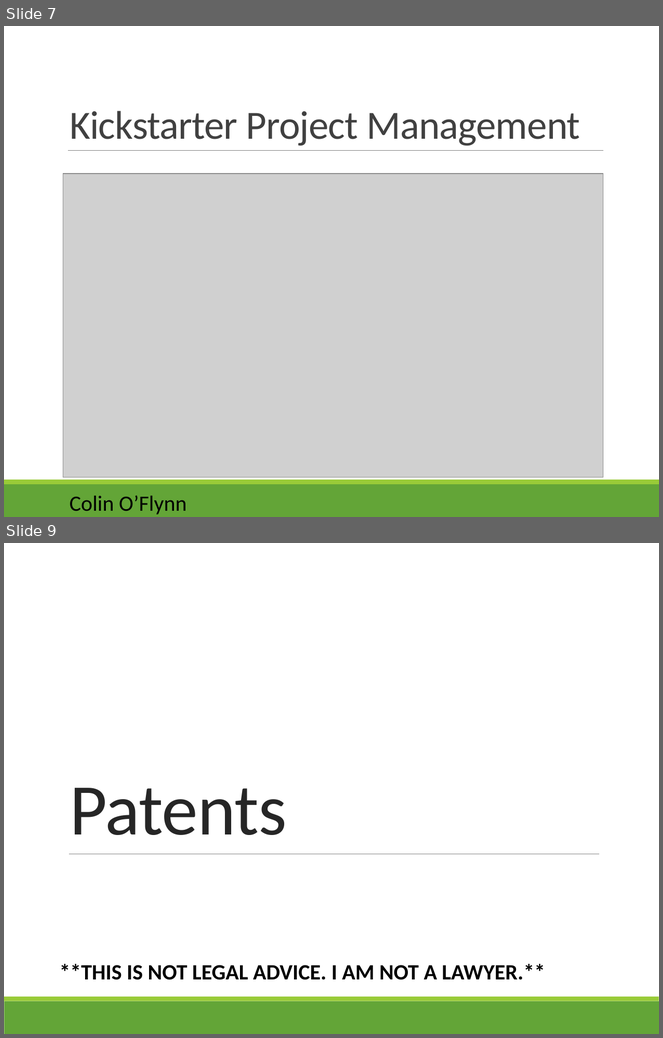
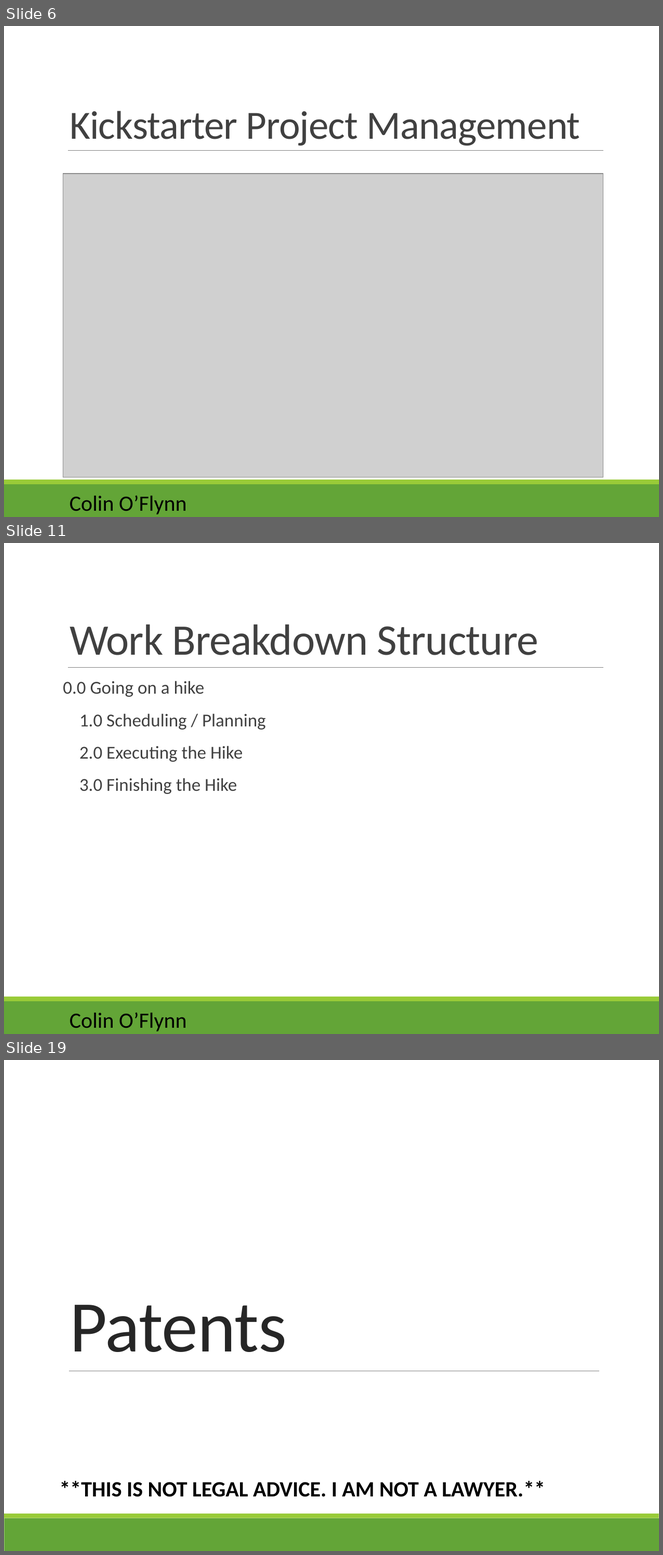
Before and after one commit to colinoflynn/eced3901, a slide deck: 2015/Lectures/ECED 3901 - 03 - Project Managment.pptx. Shown one above the other, each under a label of ours: slides 7 and 9 before the commit, slides 6, 11 and 19 after it; the slides between them are not shown. The pictures are 663x1038 and 663x1555 pixels, drawn with LibreOffice and Linux fonts; fonts in the diff are those of the drawing; grey boxes stand for pictures. Boxes give left, top, right and bottom in pixels: in the first picture for what was removed or moved away, otherwise in the second. Text is boxed around its words. In the diff, an @@ line names an element or a change of style, - is before the commit and + after.

```diff
--- a/2015/Lectures/ECED 3901 - 03 - Project Managment.pptx
+++ b/2015/Lectures/ECED 3901 - 03 - Project Managment.pptx
@@ slide 11 added at [4, 543, 659, 1034], background #FFFFFF; not listed: 4 template elements that a slide beside it also shows @@
@@ title added at [70, 624, 539, 655], 48 pt, text #404040 @@
+Work Breakdown Structure
@@ text added at [63, 681, 266, 794], 20 pt, text #404040 @@
+0.0 Going on a hike
+1.0 Scheduling / Planning
+2.0 Executing the Hike
+3.0 Finishing the Hike
@@ what was slide 7 is now slide 6 @@
@@ what was slide 9 is now slide 19 @@
```
Also in this commit, not shown: 4 slides changed, 12 other slides added, 5 slides removed, 1 other file.
